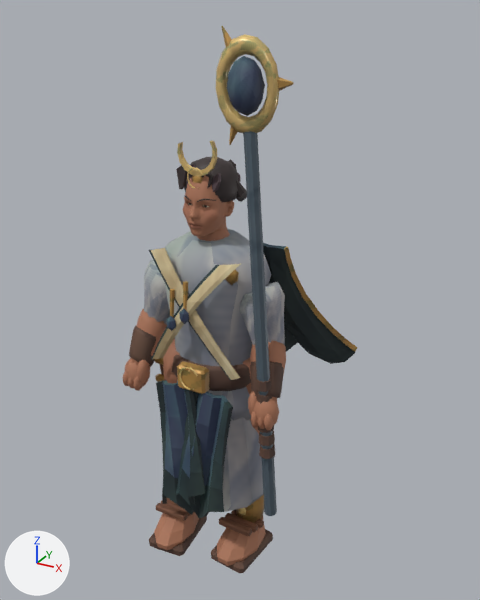
Two versions of the glTF model public/assets/models/selene_cult.glb, one commit apart.
One viewpoint serves both versions: a 50 mm lens placed at (1.113, -1.823, 1.978), pointed at (0.038, 0.133, 1.0). Lighting does not change. The marker at lower left points along +X, +Y and +Z. The first picture is the older version. Vertices at exactly the same position are counted once.

The first picture shows 'selene_cult'.
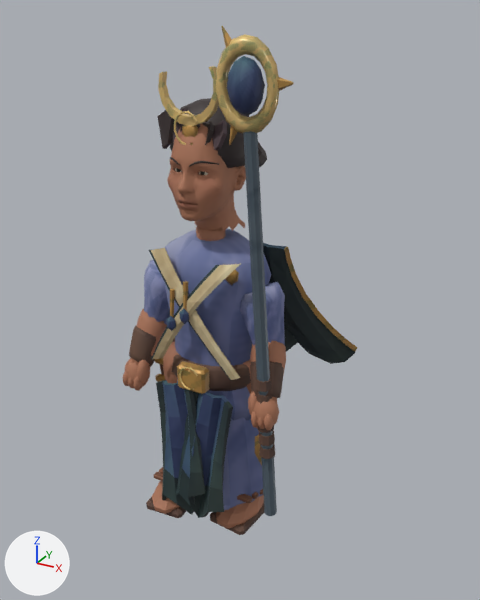
The newer file is also rescaled (x1.066), turned or shifted as a whole; pictures and numbers use the older file's frame.

Changed parts and their boxes (x1, y1, x2, y2) in the pictures (480 x 600 px; the box of a moved part takes in the faces that stretch with it):
'selene_cult', reshaped, recoloured (7% shorter): before (123, 26, 357, 573); after (123, 26, 357, 535)
part 1 of me_selene_cult_color_and_skin, moved or reshaped: before (184, 157, 238, 202); after (170, 98, 246, 168)
part 2 of me_selene_cult_color_and_skin, moved or reshaped: before (187, 167, 202, 188); after (174, 111, 198, 145)
part 3 of me_selene_cult_color_and_skin, moved or reshaped: before (177, 140, 217, 177); after (158, 66, 219, 126)
part 4 of me_selene_cult_color_and_skin, moved or reshaped: before (192, 176, 203, 184); after (182, 125, 198, 137)
part 5 of me_selene_cult_color_and_skin, moved or reshaped: before (183, 175, 234, 238); after (167, 123, 246, 231)
part 6 of me_selene_cult_color_and_skin, moved or reshaped: before (197, 199, 216, 202); after (189, 161, 219, 167)
part 7 of me_selene_cult_color_and_skin, moved or reshaped: before (236, 179, 247, 202); after (258, 142, 267, 168)
part 8 of me_selene_cult_color_and_skin, moved or reshaped: before (176, 165, 187, 189); after (158, 110, 175, 149)
part 9 of me_selene_cult_color_and_skin, moved or reshaped: before (186, 164, 196, 188); after (172, 108, 187, 145)
part 10 of me_selene_cult_color_and_skin, moved or reshaped: before (207, 173, 213, 188); after (205, 121, 214, 145)
part 11 of me_selene_cult_color_and_skin, moved or reshaped: before (211, 173, 221, 192); after (212, 120, 227, 151)
part 12 of me_selene_cult_color_and_skin, moved or reshaped: before (154, 512, 199, 550); after (152, 480, 180, 514)
part 13 of me_selene_cult_color_and_skin, moved or reshaped: before (149, 338, 273, 573); after (146, 338, 264, 535)
part 14 of me_selene_cult_color_and_skin, recoloured: before (144, 36, 357, 573); after (144, 36, 357, 535)

Edits to the bpy script that builds the scene:
```text
Change me_selene_cult_color_and_skin:
    used by ob_selene_cult; location = (0.0, 0.0, 0.0)
    remove me_selene_cult_color_and_skin.from_pydata(...)  # 5083 vertices, 9768 faces; spans x -0.31..0.4, y -0.23..0.46, z -0.01..1.93
    add me_selene_cult_color_and_skin.from_pydata(...)  # 5083 vertices, 9768 faces; spans x -0.31..0.4, y -0.23..0.46, z 0.18..1.93
    me_selene_cult_color_and_skin part 1: the loose piece of 100 vertices spanning x -0.09..0.09, y -0.08..0.09, z 1.41..1.54 is scaled about its middle by 1.5, then moved by (0.0, 0.01, 0.15)
    me_selene_cult_color_and_skin part 2: the loose piece of 55 vertices spanning x -0.03..0.03, y -0.09, z 1.46..1.53 is scaled about its middle by 1.5, then moved by (0.0, -0.04, 0.16)
    me_selene_cult_color_and_skin part 3: the loose piece of 44 vertices spanning x -0.07..0.07, y -0.08..-0.07, z 1.5..1.61 is scaled about its middle by 1.5, then moved by (0.0, -0.03, 0.19)
    me_selene_cult_color_and_skin part 4: the loose piece of 12 vertices spanning x -0.02..0.02, y -0.08..-0.07, z 1.46..1.51 is scaled about its middle by 1.5, then moved by (0.0, -0.04, 0.15)
    me_selene_cult_color_and_skin part 5: the loose piece of 1607 vertices spanning x -0.08..0.08, y -0.12..0.08, z 1.26..1.52 is scaled about its middle by 1.5, then moved by (0.0, -0.01, 0.11)
    me_selene_cult_color_and_skin part 6: the loose piece of 56 vertices spanning x 0.01..0.06, y -0.1..-0.06, z 1.42..1.43 is scaled about its middle by 1.5, then moved by (0.02, -0.04, 0.12)
    me_selene_cult_color_and_skin part 7: the loose piece of 32 vertices spanning x 0.04..0.1, y 0.0..0.12, z 1.38..1.49 is scaled about its middle by 1.5, then moved by (0.04, 0.03, 0.13)
    me_selene_cult_color_and_skin part 8: the loose piece of 10 vertices spanning x -0.09..-0.04, y -0.07..-0.04, z 1.44..1.53 is scaled about its middle by 1.5, then moved by (-0.03, -0.02, 0.15)
    me_selene_cult_color_and_skin part 9: the loose piece of 10 vertices spanning x -0.06..-0.01, y -0.08..-0.04, z 1.44..1.52 is scaled about its middle by 1.5, then moved by (-0.02, -0.03, 0.15)
    me_selene_cult_color_and_skin part 10: the loose piece of 10 vertices spanning x 0.0..0.05, y -0.08..-0.04, z 1.43..1.51 is scaled about its middle by 1.5, then moved by (0.01, -0.03, 0.15)
    me_selene_cult_color_and_skin part 11: the loose piece of 10 vertices spanning x 0.03..0.08, y -0.07..-0.04, z 1.44..1.51 is scaled about its middle by 1.5, then moved by (0.03, -0.02, 0.15)
    me_selene_cult_color_and_skin part 12: the loose piece of 40 vertices spanning x -0.21..-0.06, y -0.21..0.05, z 0.03..0.13 is scaled about its middle by (1, 1, 0.772), then moved by (0.0, 0.0, 0.17)
    me_selene_cult_color_and_skin part 13: 490 of the vertices in x -0.22..0.22, y -0.2..0.14, z -0.01..0.86 are scaled about their middle by (1, 1, 0.772), then moved by (0.0, 0.0, 0.09)
    me_selene_cult_color_and_skin part 14: 5689 faces centred in x -0.31..0.39, y -0.21..0.44, z -0.01..1.93 are repainted in the vertex colours, in many colours
    other edits to the shape of me_selene_cult_color_and_skin do not show in these pictures
```
